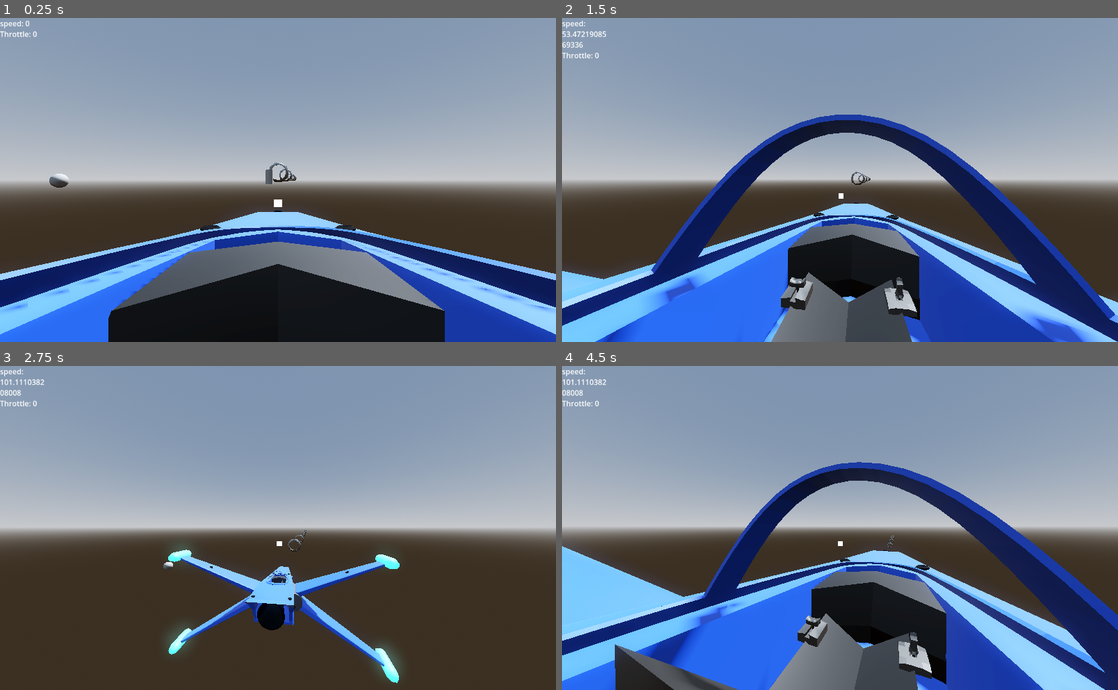
Above: before the commit, frames 1-4 (two rows, left to right).
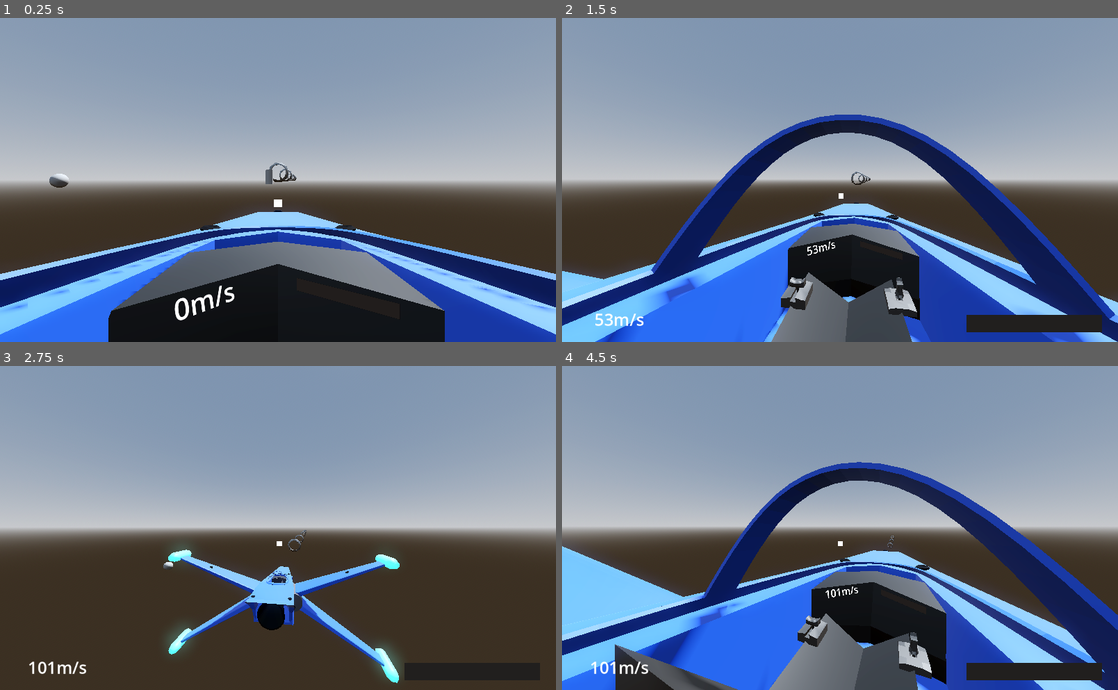
Above: after the commit, the same moments.

Repository: ZoeTheFox/oddity
Game: Godot game, scene res://Scenes/Main Scene/Main.tscn
Two runs of this game, one before a commit and one after it. Both use one fixed random seed, a clock stepped at 60 frames per second and the inputs below.
Inputs (mouse positions are in pixels of both pictures, inside the frame that each line leads up to):
- Up to frame 1 (0.25 s): no input
- Up to frame 2 (1.5 s): tap Enter at 0.5 s; move the mouse to (867, 180) at 0.52 s; hold Alt (camera-look-around) 0.53-1.28 s; hold Space (move-up) from 0.53 s (still down); move the mouse to (812, 180) at 1.27 s; tap K (camera-switch-view) at 1.35 s
- Up to frame 3 (2.75 s): keep holding Space (move-up); move the mouse to (289, 521) at 2.02 s; hold Alt (camera-look-around) from 2.03 s (still down)
- Up to frame 4 (4.5 s): keep holding Space (move-up); move the mouse to (834, 534) at 2.77 s; release Alt (camera-look-around) at 2.78 s; tap K (camera-switch-view) at 2.85, 4.35 s; move the mouse to (878, 531) at 3.52 s; hold Alt (camera-look-around) 3.53-4.28 s; move the mouse to (795, 524) at 4.27 s

The runs differ from the first frame. In frame 1, 0.4% of the frame differs, in the area x 0-43%, y 0-94%; in frame 2, 1.7%; in frame 3, 1.7%; in frame 4, 1.7%, in the area x 0-98%, y 0-97%.

Commit message:
added exterior and interior ui

Diff:
--- /dev/null
+++ b/Oddity/Scenes/Spaceship/UI/ExteriorUI/ExteriorUI.gd
@@ -0,0 +1,25 @@
+extends Control
+
+
+# Called when the node enters the scene tree for the first time.
+func _ready():
+	pass # Replace with function body.
+
+
+# Called every frame. 'delta' is the elapsed time since the previous frame.
+func _process(delta):
+	pass
+
+
+func _on_fighter_gen_7_speed_signal(speed):
+	$Speed.text = str(round(speed)) + "m/s"
+
+func _on_user_control_throttle_signal(throttle):
+	$ThrustBar2D.value = abs(throttle)
+
+
+func _on_cameras_is_first_person_signal(is_first_person):
+	if (is_first_person):
+		hide()
+	else:
+		show()
--- /dev/null
+++ b/Oddity/Scenes/Spaceship/UI/ExteriorUI/ExteriorUI.tscn
@@ -0,0 +1,31 @@
+[gd_scene load_steps=3 format=3 uid="uid://y7nouloq56us"]
+
+[ext_resource type="PackedScene" uid="uid://dcrgqef52ouim" path="res://Scenes/Spaceship/UI/ThrustBarInterior/ThrustBar2D.tscn" id="1_cfluk"]
+
+[sub_resource type="LabelSettings" id="LabelSettings_7noet"]
+font_size = 36
+
+[node name="ExteriorUI" type="Control"]
+layout_mode = 3
+anchors_preset = 15
+anchor_right = 1.0
+anchor_bottom = 1.0
+grow_horizontal = 2
+grow_vertical = 2
+
+[node name="ThrustBar2D" parent="." instance=ExtResource("1_cfluk")]
+layout_mode = 1
+offset_left = 273.0
+offset_top = 291.0
+offset_right = 566.0
+offset_bottom = 329.0
+
+[node name="Speed" type="Label" parent="."]
+layout_mode = 0
+offset_left = 35.0
+offset_top = 625.0
+offset_right = 213.0
+offset_bottom = 678.0
+label_settings = SubResource("LabelSettings_7noet")
+horizontal_alignment = 1
+vertical_alignment = 1
--- /dev/null
+++ b/Oddity/Scenes/Spaceship/UI/SpeedUI.gd
@@ -0,0 +1,4 @@
+extends Label3D
+
+func _on_fighter_gen_7_speed_signal(speed):
+	text = str(round(speed)) + "m/s"
--- /dev/null
+++ b/Oddity/Scenes/Spaceship/UI/ThrustBarInterior/ThrustBar.gd
@@ -0,0 +1,4 @@
+extends Node3D
+
+func _on_user_control_throttle_signal(throttle):
+	$SubViewport/ThrustBar2D.value = abs(throttle)
--- /dev/null
+++ b/Oddity/Scenes/Spaceship/UI/ThrustBarInterior/ThrustBar.tscn
@@ -0,0 +1,19 @@
+[gd_scene load_steps=4 format=3 uid="uid://bgf8dwq20dfn3"]
+
+[ext_resource type="PackedScene" uid="uid://dcrgqef52ouim" path="res://Scenes/Spaceship/UI/ThrustBarInterior/ThrustBar2D.tscn" id="1_6ellf"]
+[ext_resource type="Script" path="res://Scenes/Spaceship/UI/ThrustBarInterior/ThrustBar.gd" id="1_j0yq7"]
+
+[sub_resource type="ViewportTexture" id="ViewportTexture_gaf51"]
+viewport_path = NodePath("SubViewport")
+
+[node name="ThrustBar" type="Node3D"]
+script = ExtResource("1_j0yq7")
+
+[node name="SubViewport" type="SubViewport" parent="."]
+disable_3d = true
+transparent_bg = true
+
+[node name="ThrustBar2D" parent="SubViewport" instance=ExtResource("1_6ellf")]
+
+[node name="Sprite3D" type="Sprite3D" parent="."]
+texture = SubResource("ViewportTexture_gaf51")
--- /dev/null
+++ b/Oddity/Scenes/Spaceship/UI/ThrustBarInterior/ThrustBar2D.tscn
@@ -0,0 +1,25 @@
+[gd_scene load_steps=3 format=3 uid="uid://dcrgqef52ouim"]
+
+[sub_resource type="StyleBoxFlat" id="StyleBoxFlat_g7vjp"]
+bg_color = Color(0.129412, 0.121569, 0.117647, 1)
+
+[sub_resource type="StyleBoxFlat" id="StyleBoxFlat_w32tp"]
+bg_color = Color(0.917647, 0.447059, 0.164706, 1)
+corner_radius_top_right = 5
+corner_radius_bottom_right = 5
+
+[node name="ThrustBar2D" type="ProgressBar"]
+anchors_preset = 8
+anchor_left = 0.5
+anchor_top = 0.5
+anchor_right = 0.5
+anchor_bottom = 0.5
+offset_left = -186.5
+offset_top = -26.0
+offset_right = 186.5
+offset_bottom = 26.0
+grow_horizontal = 2
+grow_vertical = 2
+theme_override_styles/background = SubResource("StyleBoxFlat_g7vjp")
+theme_override_styles/fill = SubResource("StyleBoxFlat_w32tp")
+show_percentage = false
--- a/Oddity/Scenes/Spaceship/fighter_gen_7.tscn
+++ b/Oddity/Scenes/Spaceship/fighter_gen_7.tscn
@@ -9,7 +9,10 @@
 [ext_resource type="Script" path="res://Scenes/Spaceship/Scripts/CameraScripts/CameraShake.gd" id="7_1k7xb"]
 [ext_resource type="PackedScene" uid="uid://d0j0koj552phk" path="res://Scenes/Spaceship/VelocityArrow/Velocity_Arrows.tscn" id="7_8us3n"]
 [ext_resource type="PackedScene" uid="uid://cr7t8smpohmy4" path="res://Scenes/Spaceship/UI/PitchYaw/crosshair_ui_1_st_person.tscn" id="7_c6fve"]
-[ext_resource type="PackedScene" uid="uid://bfe8v0o7ohgvi" path="res://Scenes/Spaceship/UI/ThrustSpeedText/UI.tscn" id="8_nilws"]
+[ext_resource type="Script" path="res://Scenes/Spaceship/UI/SpeedUI.gd" id="8_dc5un"]
+[ext_resource type="PackedScene" uid="uid://bgf8dwq20dfn3" path="res://Scenes/Spaceship/UI/ThrustBarInterior/ThrustBar.tscn" id="9_p60qj"]
+[ext_resource type="PackedScene" uid="uid://y7nouloq56us" path="res://Scenes/Spaceship/UI/ExteriorUI/ExteriorUI.tscn" id="10_hq4ty"]
+[ext_resource type="Script" path="res://Scenes/Spaceship/UI/ExteriorUI/ExteriorUI.gd" id="11_1okw4"]
 
 [sub_resource type="Animation" id="Animation_b1nji"]
 resource_name = "SwitchCameraToThirdPersonView"
@@ -139,6 +142,27 @@
 
 [node name="crosshairUI1stPerson" parent="Ship/Cameras/CameraPivots/TwistPivot/PitchPivot/Camera3D" instance=ExtResource("7_c6fve")]
 
+[node name="UI" type="Node3D" parent="."]
+
+[node name="InteriorUI" type="Node3D" parent="UI"]
+
+[node name="SpeedUI" type="Label3D" parent="UI/InteriorUI"]
+transform = Transform3D(0.824723, -0.251608, 0.506483, 0.0378511, 0.918129, 0.394469, -0.564268, -0.306157, 0.766726, -0.430985, 0.726422, 0.508235)
+pixel_size = 0.002
+outline_modulate = Color(0, 0, 0, 0)
+text = "Test"
+font_size = 74
+script = ExtResource("8_dc5un")
+
+[node name="ThrustBar" parent="UI/InteriorUI" instance=ExtResource("9_p60qj")]
+transform = Transform3D(0.143435, 0, -0.0815555, 0, 0.165, 0, 0.0815555, 0, 0.143435, 0.396223, 0.726971, 0.475676)
+
+[node name="ExteriorUI" type="Node3D" parent="UI"]
+
+[node name="ExteriorUI" parent="UI/ExteriorUI" instance=ExtResource("10_hq4ty")]
+visible = false
+script = ExtResource("11_1okw4")
+
 [node name="MeshInstance3D" type="MeshInstance3D" parent="."]
 visible = false
 mesh = ExtResource("4_u2t7m")
@@ -169,11 +193,10 @@
 rigid_body = NodePath("..")
 global = true
 
-[node name="UI" parent="." instance=ExtResource("8_nilws")]
-
 [connection signal="accelleration_signal" from="." to="Ship/Cameras/CameraPivots/TwistPivot/PitchPivot/Camera3D" method="_on_fighter_gen_7_accelleration_signal"]
 [connection signal="speed_signal" from="." to="Ship/Cameras/CameraPivots/TwistPivot/PitchPivot/Camera3D" method="_on_fighter_gen_7_speed_signal"]
-[connection signal="speed_signal" from="." to="UI" method="_on_fighter_gen_7_speed_signal"]
+[connection signal="speed_signal" from="." to="UI/InteriorUI/SpeedUI" method="_on_fighter_gen_7_speed_signal"]
+[connection signal="speed_signal" from="." to="UI/ExteriorUI/ExteriorUI" method="_on_fighter_gen_7_speed_signal"]
 [connection signal="no_pitch" from="UserControl" to="." method="_on_user_control_no_pitch"]
 [connection signal="no_roll" from="UserControl" to="." method="_on_user_control_no_roll"]
 [connection signal="no_thrust_down" from="UserControl" to="." method="_on_user_control_no_thrust_down"]
@@ -185,7 +208,8 @@
 [connection signal="pitch" from="UserControl" to="Ship/Cameras/CameraPivots/TwistPivot/PitchPivot/Camera3D/crosshairUI1stPerson" method="_on_user_control_pitch"]
 [connection signal="roll" from="UserControl" to="." method="_on_user_control_roll"]
 [connection signal="throttle_signal" from="UserControl" to="." method="_on_user_control_throttle_signal"]
-[connection signal="throttle_signal" from="UserControl" to="UI" method="_on_user_control_throttle_signal"]
+[connection signal="throttle_signal" from="UserControl" to="UI/InteriorUI/ThrustBar" method="_on_user_control_throttle_signal"]
+[connection signal="throttle_signal" from="UserControl" to="UI/ExteriorUI/ExteriorUI" method="_on_user_control_throttle_signal"]
 [connection signal="thrust_backwards" from="UserControl" to="." method="_on_user_control_thrust_backwards"]
 [connection signal="thrust_down" from="UserControl" to="." method="_on_user_control_thrust_down"]
 [connection signal="thrust_forwards" from="UserControl" to="." method="_on_user_control_thrust_forwards"]
@@ -196,4 +220,5 @@
 [connection signal="yaw" from="UserControl" to="Ship/Cameras/CameraPivots/TwistPivot/PitchPivot/Camera3D/crosshairUI1stPerson" method="_on_user_control_yaw"]
 [connection signal="timeout" from="UserControl/Timer" to="UserControl" method="_on_timer_timeout"]
 [connection signal="is_first_person_signal" from="Ship/Cameras" to="Ship/Cameras/CameraPivots/TwistPivot/PitchPivot/Camera3D" method="_on_cameras_is_first_person_signal"]
+[connection signal="is_first_person_signal" from="Ship/Cameras" to="UI/ExteriorUI/ExteriorUI" method="_on_cameras_is_first_person_signal"]
 [connection signal="set_default_position" from="Ship/Cameras" to="Ship/Cameras/CameraPivots/TwistPivot/PitchPivot/Camera3D" method="_on_cameras_set_default_position"]
Not shown: 1 places in Oddity/Scenes/Spaceship/fighter_gen_7.tscn that only renumber resources
